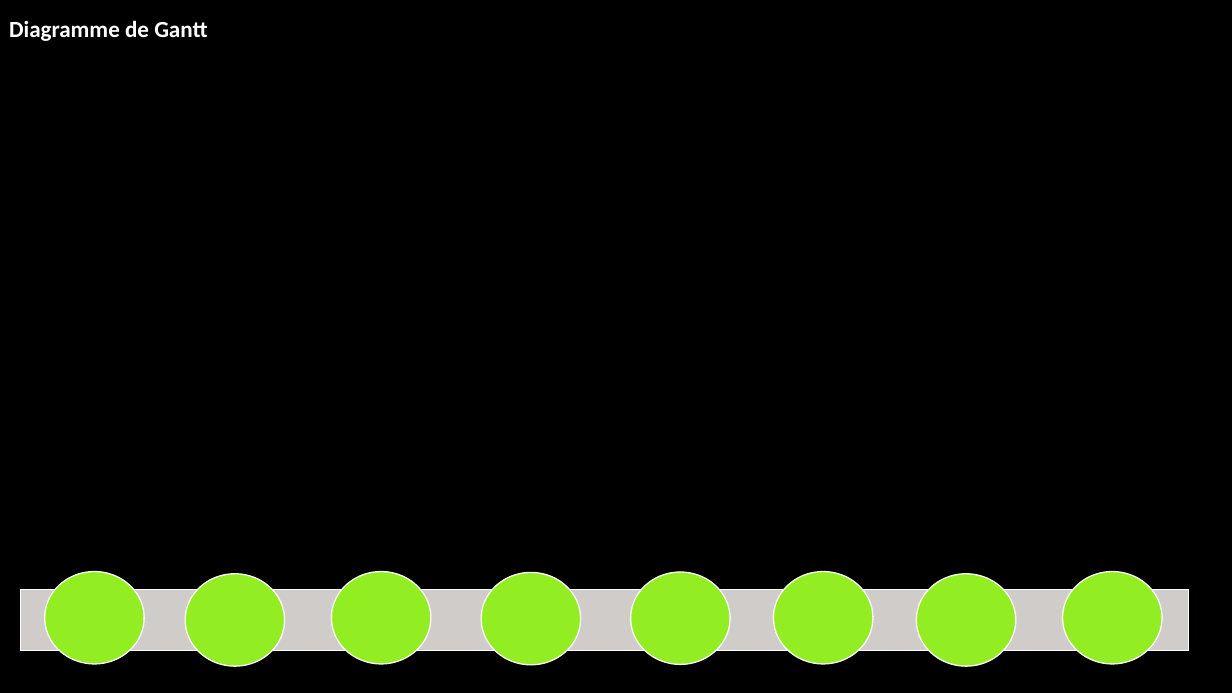
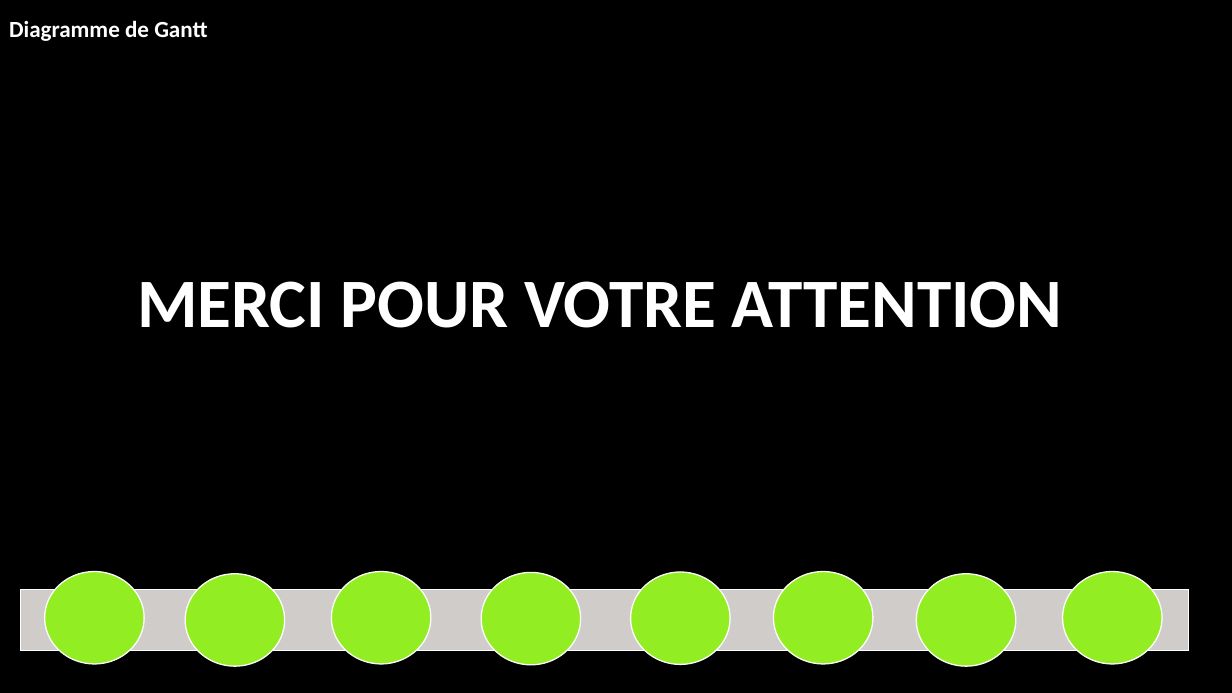
Before and after one commit to corentin-breny/Systeme_Escape_Game_13emePorte, a slide deck: slide 9 of Etudiants/Constantin/Constantin.MInos.RDPno1.pptx. Drawn at 1232x693 pixels with LibreOffice and Linux fonts; fonts in the diff are those of the drawing; background and template pictures are left out. Boxes give left, top, right and bottom in pixels: in the first picture for what was removed or moved away, otherwise in the second. Text is boxed around its words. In the diff, an @@ line names an element or a change of style, - is before the commit and + after.

```diff
--- a/Etudiants/Constantin/Constantin.MInos.RDPno1.pptx
+++ b/Etudiants/Constantin/Constantin.MInos.RDPno1.pptx
@@ text added at [137, 281, 1062, 328], 54 pt, text #FFFFFF, bold @@
+MERCI POUR VOTRE ATTENTION
```
Also in this commit, not shown: 1 other file.
